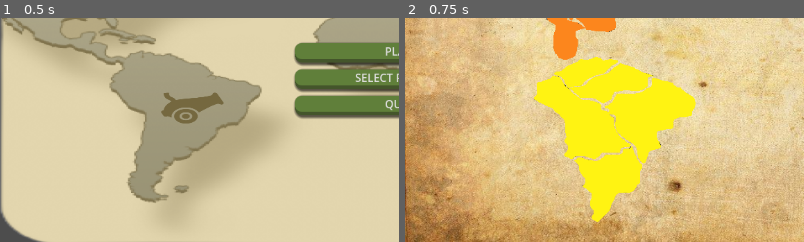
Above: before the commit, frames 1-2 (left to right).
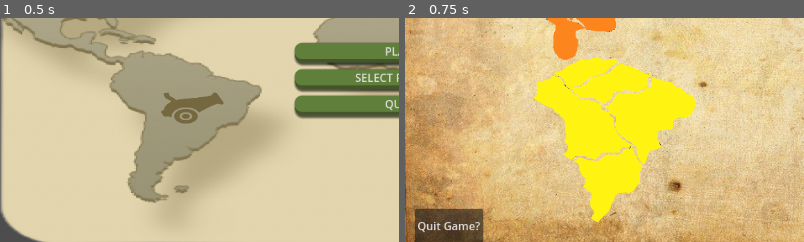
Above: after the commit, the same moments.

Repository: jt-Uni/project-domination
Game: Godot game, scene res://src/Menu/MainMenu.tscn
Same seed, same stepped clock (60 frames per second), same inputs: the game is played once before the commit and once after it.
Inputs:
- Up to frame 1 (0.5 s): no input
- Up to frame 2 (0.75 s): click "PLAY" at 0.5 s
The pictures show only the part of the screen within x 0-50%, y 50-100%; the shares and areas given below are measured in that part.

Frame 1 is identical in both runs. In frame 2, 2.5% of the frame differs, in the area x 2-20%, y 85-100%.

Commit message:
Implement quit game

Diff:
--- a/src/Gameplay/Game/Game.gd
+++ b/src/Gameplay/Game/Game.gd
@@ -4,6 +4,7 @@
 
 @onready var player_scene = preload("res://src/Gameplay/Player/Player.tscn")
 @onready var players_queue: PlayersQueue = get_node("/root/Game/PlayersQueue")
+@onready var quit_menu = get_node("hud/QuitGame")
 
 func _ready():
 	initialize_game()
@@ -11,7 +12,8 @@
 func initialize_game():
 	spawn_players()
 	set_initial_troops()
-	# setup_game()
+	setup_hud()
+	setup_game()
 
 func spawn_players():
 	var current_players = GamePlay.number_of_players
@@ -26,3 +28,12 @@
 	var initial_troops = 45 - subtraction
 	for player in players_queue.get_children():
 		player.set_initial_troops(initial_troops)
+
+func setup_hud():
+	quit_menu.hide()
+
+func setup_game():
+	GamePlay.game = self
+
+func quit():
+	quit_menu.show()
--- a/src/Gameplay/Game/Game.tscn
+++ b/src/Gameplay/Game/Game.tscn
@@ -1,9 +1,10 @@
-[gd_scene load_steps=5 format=3 uid="uid://bcby1pwl55dvi"]
+[gd_scene load_steps=6 format=3 uid="uid://bcby1pwl55dvi"]
 
 [ext_resource type="Script" path="res://src/Gameplay/Game/Game.gd" id="1_mpl68"]
 [ext_resource type="PackedScene" uid="uid://cdb4hl6k3x6y8" path="res://src/Gameplay/Map/map.tscn" id="2_2esx0"]
 [ext_resource type="PackedScene" uid="uid://bvdbi5d8146tw" path="res://src/Gameplay/Background/Background.tscn" id="2_jfcpj"]
 [ext_resource type="Script" path="res://src/Gameplay/PlayerQueue/PlayerQueue.gd" id="4_ikb3k"]
+[ext_resource type="PackedScene" uid="uid://d00hww4xtn8h3" path="res://src/Gameplay/HUD/Quit_Game.tscn" id="5_02bcy"]
 
 [node name="Game" type="Node2D" groups=["game"]]
 script = ExtResource("1_mpl68")
@@ -19,3 +20,16 @@
 
 [node name="Map" parent="map" instance=ExtResource("2_2esx0")]
 script = null
+
+[node name="hud" type="CanvasLayer" parent="."]
+
+[node name="QuitGame" parent="hud" instance=ExtResource("5_02bcy")]
+
+[node name="QuitButton" type="Button" parent="hud"]
+offset_left = 14.0
+offset_top = 600.0
+offset_right = 102.0
+offset_bottom = 650.0
+text = "Quit Game?"
+
+[connection signal="pressed" from="hud/QuitButton" to="." method="quit"]
--- /dev/null
+++ b/src/Gameplay/HUD/Quit_Game.gd
@@ -0,0 +1,9 @@
+extends Node2D
+
+class_name Quit_game
+
+func cancel():
+	hide()
+
+func quit_game():
+	get_tree().quit()
--- /dev/null
+++ b/src/Gameplay/HUD/Quit_Game.tscn
@@ -0,0 +1,40 @@
+[gd_scene load_steps=2 format=3 uid="uid://d00hww4xtn8h3"]
+
+[ext_resource type="Script" path="res://src/Gameplay/HUD/Quit_Game.gd" id="1_22k8w"]
+
+[node name="QuitGame" type="Node2D"]
+script = ExtResource("1_22k8w")
+
+[node name="ColorRect" type="ColorRect" parent="."]
+offset_left = 288.0
+offset_top = 111.0
+offset_right = 862.0
+offset_bottom = 432.0
+
+[node name="QuitLabel" type="Label" parent="ColorRect"]
+layout_mode = 0
+offset_left = 184.0
+offset_top = 89.0
+offset_right = 391.0
+offset_bottom = 112.0
+theme_override_colors/font_color = Color(0, 0, 0, 1)
+text = "Are you sure you want to quit?"
+
+[node name="ConfirmButton" type="Button" parent="ColorRect"]
+layout_mode = 0
+offset_left = 98.0
+offset_top = 181.0
+offset_right = 194.0
+offset_bottom = 224.0
+text = "Yes"
+
+[node name="CancelButton" type="Button" parent="ColorRect"]
+layout_mode = 0
+offset_left = 383.0
+offset_top = 181.0
+offset_right = 479.0
+offset_bottom = 224.0
+text = "No"
+
+[connection signal="pressed" from="ColorRect/ConfirmButton" to="." method="quit_game"]
+[connection signal="pressed" from="ColorRect/CancelButton" to="." method="cancel"]
